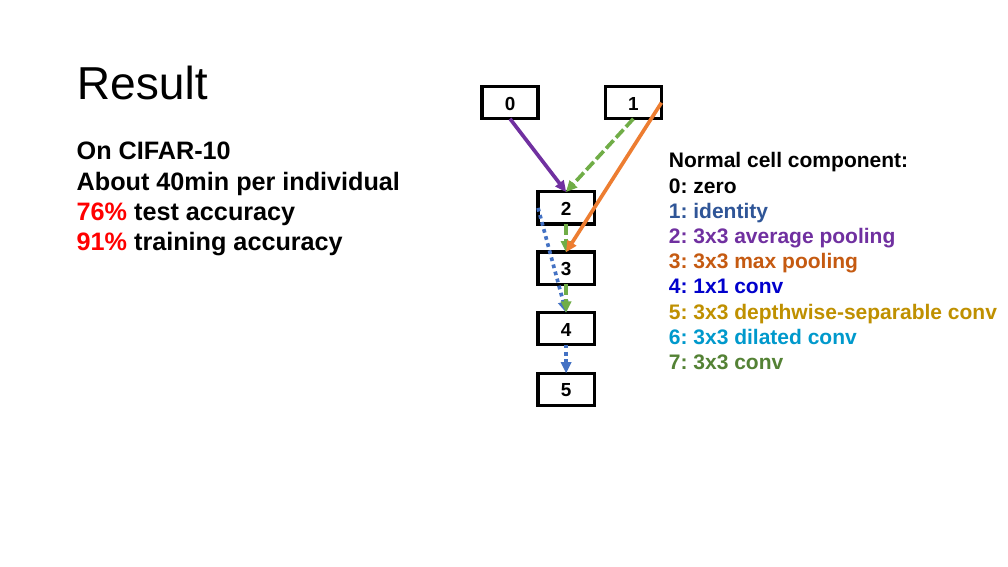
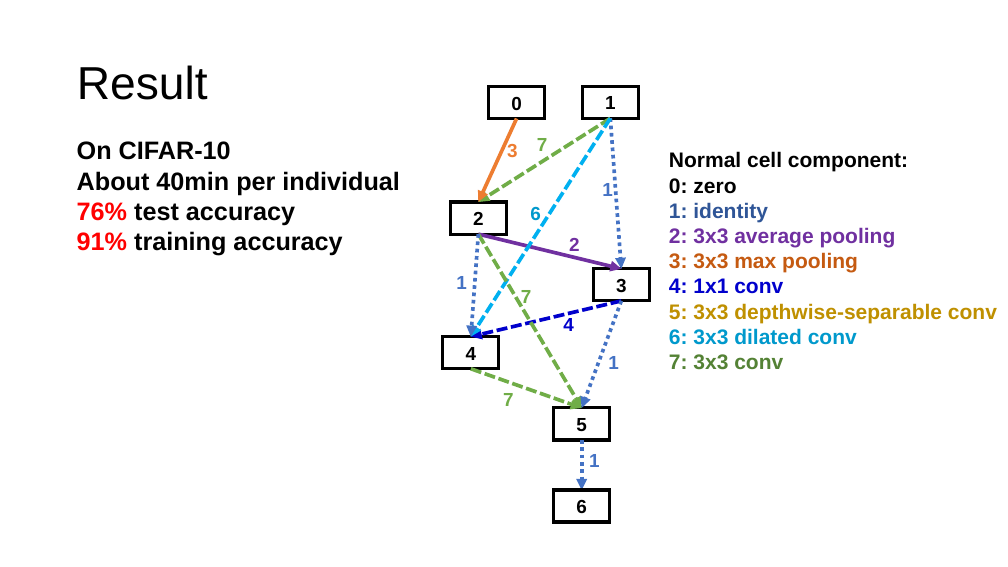
Before and after one commit to RangerX-36917/evoNAS, a slide deck: slide 32 of pre/final/5.9_final_report.pptx. Drawn at 1008x567 pixels with LibreOffice and Linux fonts; fonts in the diff are those of the drawing. Boxes give left, top, right and bottom in pixels: in the first picture for what was removed or moved away, otherwise in the second. Text is boxed around its words. In the diff, an @@ line names an element or a change of style, - is before the commit and + after.

Commit message:
modify figure

```diff
--- a/pre/final/5.9_final_report.pptx
+++ b/pre/final/5.9_final_report.pptx
@@ rectangle "0": place and size @@
-rectangle "0" at box(482, 87, 538, 119)
+rectangle "0" at box(488, 86, 544, 118)
@@ rectangle "1": place and size @@
-rectangle "1" at box(606, 87, 662, 119)
+rectangle "1" at box(582, 86, 638, 118)
@@ arrow added from (610, 119) to (471, 337), #00B0F0 3.5 pt dashed @@
@@ arrow moved from (634, 119) - (566, 192) to (610, 119) - (479, 202) @@
@@ arrow moved from (662, 103) - (566, 252) to (516, 119) - (479, 202) @@
@@ arrow moved from (538, 208) - (566, 312) to (610, 119) - (622, 269) @@
@@ text added at box(507, 143, 518, 157), 18 pt, text #ED7D31, bold @@
+3
@@ text added at box(537, 138, 548, 151), 18 pt, text #70AD47, bold @@
+7
@@ rectangle "2": place and size @@
-rectangle "2" at box(538, 192, 594, 224)
+rectangle "2" at box(451, 202, 507, 234)
@@ text added at box(530, 207, 541, 220), 18 pt, text #0099CC, bold @@
+6
@@ text added at box(602, 183, 613, 196), 18 pt, text #4472C4, bold @@
+1
@@ arrow added from (479, 234) to (471, 337), #4472C4 3.5 pt dashed @@
@@ arrow moved from (510, 119) - (566, 192) to (479, 234) - (622, 269) @@
@@ arrow added from (479, 234) to (582, 408), #70AD47 3.5 pt dashed @@
@@ text added at box(569, 238, 580, 255), 18 pt, text #7030A0, bold @@
+2
@@ rectangle "3": place and size @@
-rectangle "3" at box(538, 252, 594, 284)
+rectangle "3" at box(594, 269, 650, 301)
@@ text added at box(456, 276, 467, 289), 18 pt, text #4472C4, bold @@
+1
@@ text added at box(521, 290, 532, 307), 18 pt, text #70AD47, bold @@
+7
@@ arrow moved from (566, 284) - (566, 312) to (622, 301) - (471, 337) @@
@@ arrow (622, 301) - (471, 337): stroke #70AD47 3.5 pt dashed to #0000CC 3.5 pt dashed @@
@@ text added at box(563, 318, 574, 331), 18 pt, text #0000CC, bold @@
+4
@@ arrow added from (622, 301) to (582, 408), #4472C4 3.5 pt dashed @@
@@ rectangle "4": place and size @@
-rectangle "4" at box(538, 312, 594, 344)
+rectangle "4" at box(443, 337, 499, 368)
@@ text added at box(608, 356, 619, 369), 18 pt, text #4472C4, bold @@
+1
@@ arrow moved from (566, 224) - (566, 252) to (471, 369) - (582, 408) @@
@@ text added at box(503, 393, 514, 406), 18 pt, text #70AD47, bold @@
+7
@@ rectangle "5": place and size @@
-rectangle "5" at box(538, 374, 594, 405)
+rectangle "5" at box(554, 408, 609, 440)
@@ arrow moved from (566, 345) - (566, 374) to (582, 440) - (582, 490) @@
@@ text added at box(589, 454, 600, 467), 18 pt, text #4472C4, bold @@
+1
@@ rectangle added at box(554, 490, 609, 522), outline #000000 3 pt, 18 pt, text #000000, bold @@
+6
```
